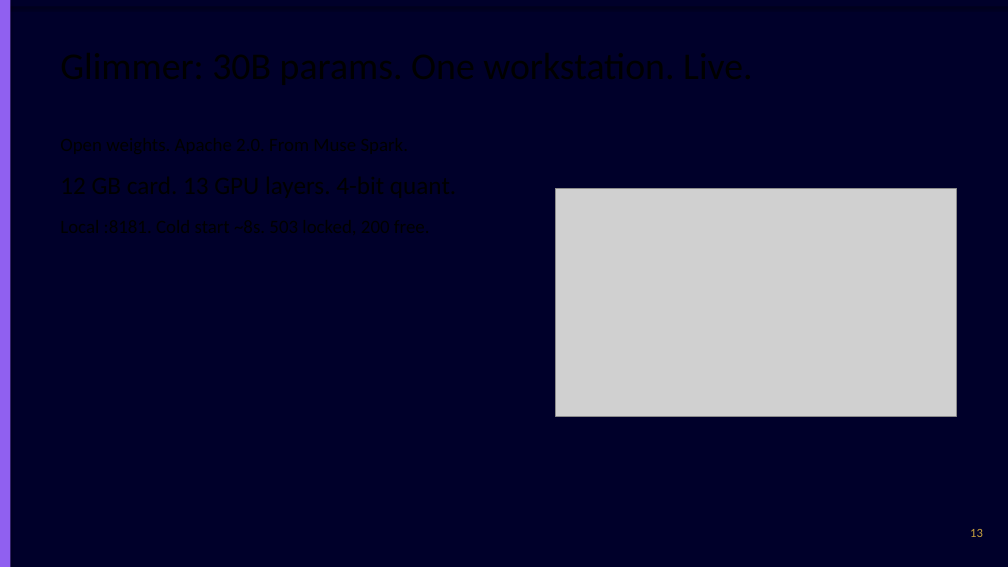
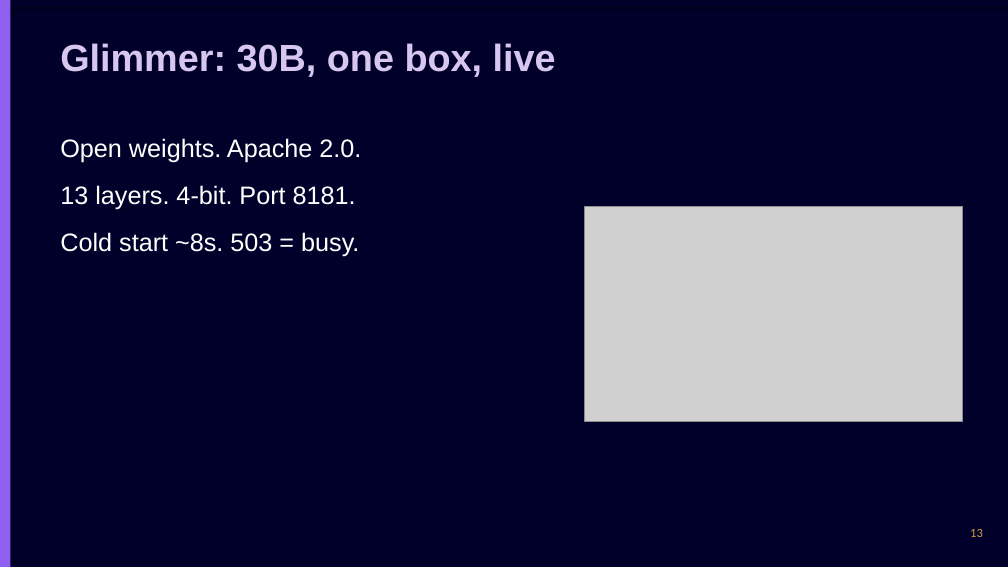
Before and after one commit to chasko-labs/nfl-big-data-bowl-2027, a slide deck: slide 13 of deck/unified.pptx. Drawn at 1008x567 pixels with LibreOffice and Linux fonts; fonts in the diff are those of the drawing; grey boxes stand for pictures. Boxes give left, top, right and bottom in pixels: in the first picture for what was removed or moved away, otherwise in the second. Text is boxed around its words. In the diff, an @@ line names an element or a change of style, - is before the commit and + after.

Commit message:
deck: explicit AAA colors, wrap on, short lines, two-column layout

```diff
--- a/deck/unified.pptx
+++ b/deck/unified.pptx
@@ text added at (60, 43, 556, 77), 36 pt, text #D7C7EE, bold @@
+Glimmer: 30B, one box, live
@@ text added at (60, 138, 361, 257), 24 pt, text #FFFFFF @@
+Open weights. Apache 2.0.
+13 layers. 4-bit. Port 8181.
+Cold start ~8s. 503 = busy.
@@ picture: place and size @@
-picture at (556, 189, 957, 417)
+picture at (585, 206, 963, 421)
```
Also in this commit, not shown: 16 other slides changed.
